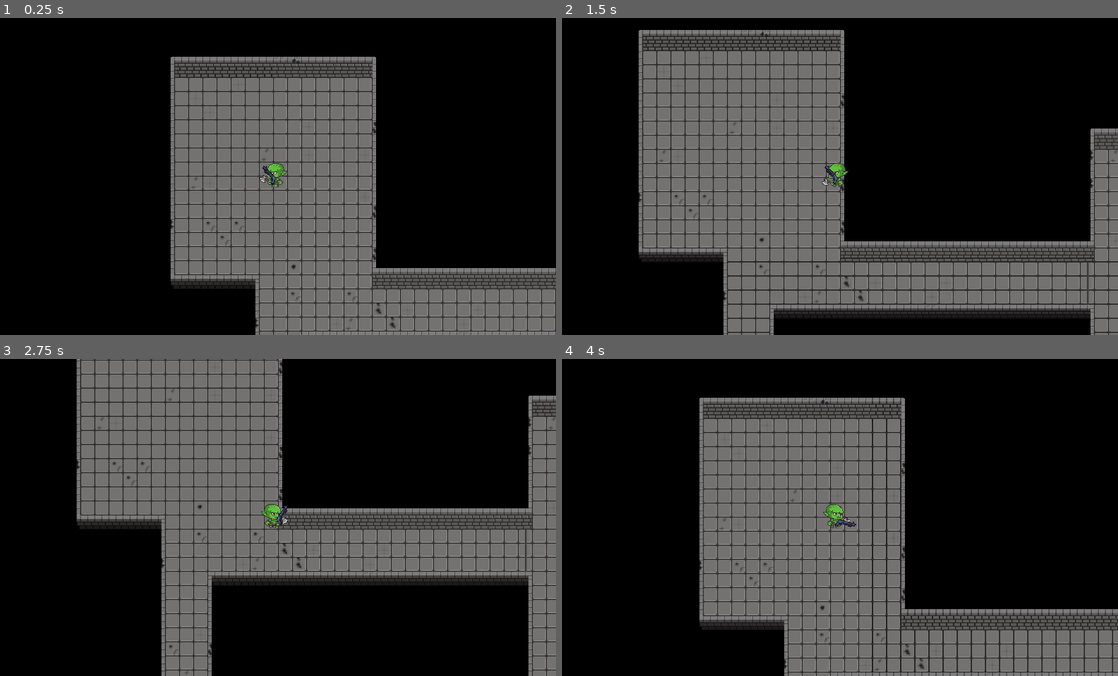
Above: before the commit, frames 1-4 (two rows, left to right).
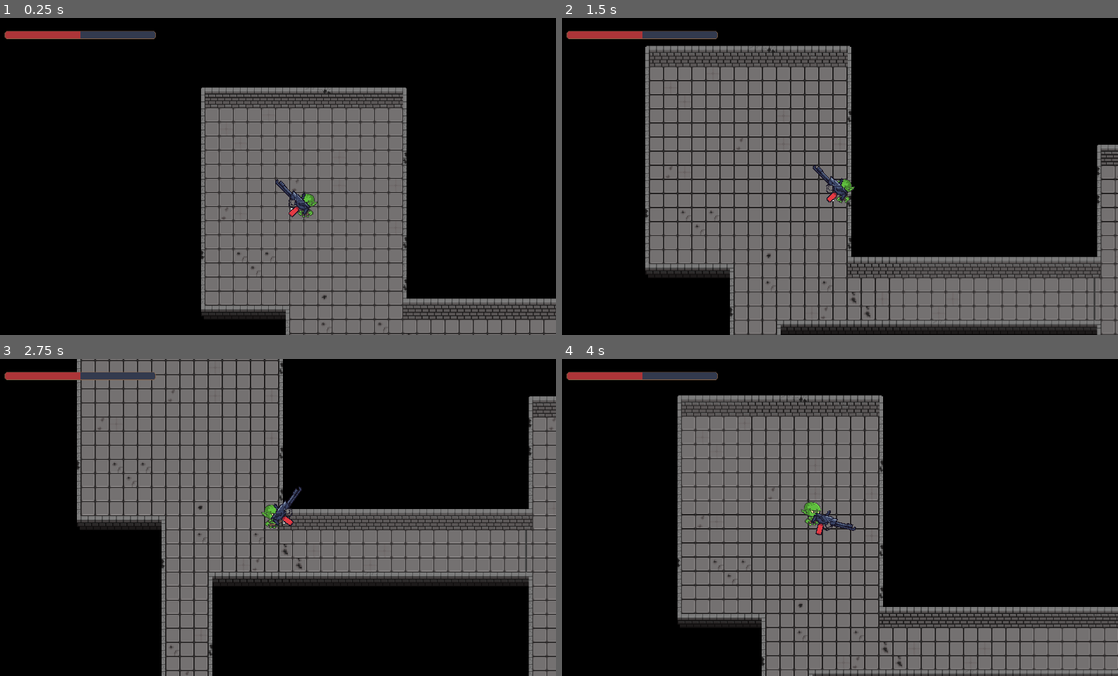
Above: after the commit, the same moments.

Repository: WilliCochrane/Game_Jam_1_2024
Game: Godot game, scene res://node_2d.tscn
The game is run twice, just before and just after one commit, with the same random seed, the same clock (stepped at 60 frames per second) and the same inputs.
Inputs (mouse positions are in pixels of both pictures, inside the frame that each line leads up to):
- Up to frame 1 (0.25 s): no input
- Up to frame 2 (1.5 s): move the mouse to (962, 160) at 0.52 s; hold Right (ui_right) 0.53-1.28 s; move the mouse to (723, 192) at 1.27 s; hold Down (ui_down) from 1.28 s (still down)
- Up to frame 3 (2.75 s): move the mouse to (328, 447) at 2.02 s; release Down (ui_down) at 2.03 s; hold Right (ui_right) from 2.03 s (still down)
- Up to frame 4 (4 s): move the mouse to (806, 580) at 2.77 s; release Right (ui_right) at 2.78 s; hold Up (ui_up) 2.78-3.53 s; move the mouse to (1006, 565) at 3.52 s; hold Left (ui_left) from 3.53 s (still down)

The runs differ from the first frame. In frame 1, 24% of the frame differs, in the area x 0-100%, y 4-100%; in frame 2, 27%, in the area x 0-100%, y 3-100%; in frame 3, 8.8%; in frame 4, 20%.

Commit message:
added health bar minor weapon changes

Diff:
--- a/Gold game jam/Entities/Bullet/bullet.gd
+++ b/Gold game jam/Entities/Bullet/bullet.gd
@@ -31,7 +31,7 @@
 
 
 func _physics_process(delta):
-	if flamethrow == true && size < 3:
+	if flamethrow == true && size < 4:
 		size += .03
 
 	if rotated == false:
--- a/Gold game jam/Entities/Player/player.tscn
+++ b/Gold game jam/Entities/Player/player.tscn
@@ -1,9 +1,11 @@
-[gd_scene load_steps=10 format=3 uid="uid://cu5irw5yngrsi"]
+[gd_scene load_steps=12 format=3 uid="uid://cu5irw5yngrsi"]
 
 [ext_resource type="Script" path="res://Entities/Player/player.gd" id="1_fqlgg"]
 [ext_resource type="Texture2D" uid="uid://bhhmtnig68voc" path="res://Assets/Player/2D CHIBI GOBLIN/CHIBI GOBLIN-PNG/01-Idle_/01-NoBlink/Idle.png" id="2_303x0"]
 [ext_resource type="Texture2D" uid="uid://dia8vqbiet1lu" path="res://Assets/Player/2D CHIBI GOBLIN/CHIBI GOBLIN-PNG/02-Run_/Run.png" id="2_yfols"]
 [ext_resource type="PackedScene" uid="uid://c6rheyijs8n4l" path="res://Entities/weapon/weapon.tscn" id="4_q6ram"]
+[ext_resource type="Texture2D" uid="uid://dy1f3lvtumltt" path="res://Assets/UI/progress_bar_filler.png" id="5_2y74i"]
+[ext_resource type="Texture2D" uid="uid://x5tha10n7wx4" path="res://Assets/UI/progress_bar_wrap.png.png" id="6_gv1sl"]
 
 [sub_resource type="Animation" id="Animation_803p1"]
 resource_name = "Idle"
@@ -135,16 +137,16 @@
 }
 
 [sub_resource type="RectangleShape2D" id="RectangleShape2D_yr8kw"]
-size = Vector2(120, 141.429)
+size = Vector2(117.143, 141.429)
 
 [node name="Player" type="CharacterBody2D" node_paths=PackedStringArray("anim_player", "sprite", "weapon") groups=["Player"]]
-scale = Vector2(0.07, 0.07)
 script = ExtResource("1_fqlgg")
 anim_player = NodePath("AnimationPlayer")
 sprite = NodePath("Sprite2D")
 weapon = NodePath("Weapon")
 
 [node name="Sprite2D" type="Sprite2D" parent="."]
+scale = Vector2(0.07, 0.07)
 texture = ExtResource("2_303x0")
 hframes = 4
 vframes = 2
@@ -155,14 +157,40 @@
 }
 
 [node name="CollisionShape2D" type="CollisionShape2D" parent="."]
-position = Vector2(20, 99.2857)
+position = Vector2(1.9, 7)
+scale = Vector2(0.07, 0.07)
 shape = SubResource("RectangleShape2D_yr8kw")
 
 [node name="Camera2D" type="Camera2D" parent="."]
 zoom = Vector2(3, 3)
+position_smoothing_enabled = true
 
 [node name="Weapon" parent="." instance=ExtResource("4_q6ram")]
-position = Vector2(40, 40)
+position = Vector2(2, 3)
+scale = Vector2(1, 1)
+
+[node name="ui" type="CanvasLayer" parent="."]
+
+[node name="Health_bar" type="TextureProgressBar" parent="ui"]
+clip_contents = true
+layout_direction = 1
+offset_left = 45.0
+offset_top = 44.0
+offset_right = 302.0
+offset_bottom = 58.0
+scale = Vector2(2, 2)
+value = 50.0
+nine_patch_stretch = true
+stretch_margin_left = 3
+stretch_margin_top = 3
+stretch_margin_right = 3
+stretch_margin_bottom = 3
+texture_under = ExtResource("5_2y74i")
+texture_over = ExtResource("6_gv1sl")
+texture_progress = ExtResource("5_2y74i")
+tint_under = Color(0.2, 0.227451, 0.305882, 1)
+tint_over = Color(0.521569, 0.384314, 0.278431, 1)
+tint_progress = Color(0.67451, 0.207843, 0.219608, 1)
 
 [connection signal="shoot" from="." to="Weapon" method="_on_player_shoot"]
 [connection signal="shoot_stop" from="." to="Weapon" method="_on_player_shoot_stop"]
--- a/Gold game jam/Entities/weapon/weapon.tscn
+++ b/Gold game jam/Entities/weapon/weapon.tscn
@@ -49,7 +49,7 @@
 "times": PackedFloat32Array(0),
 "transitions": PackedFloat32Array(1),
 "update": 0,
-"values": [Vector2(48, 0)]
+"values": [Vector2(43, 0)]
 }
 tracks/3/type = "value"
 tracks/3/imported = false
@@ -368,7 +368,7 @@
 
 [node name="WeaponMachine" type="Node" parent="." node_paths=PackedStringArray("initial_weapon")]
 script = ExtResource("4_w1n20")
-initial_weapon = NodePath("Shotgun")
+initial_weapon = NodePath("FlameThrower")
 
 [node name="pistol" type="Node" parent="WeaponMachine" node_paths=PackedStringArray("anim_player")]
 script = ExtResource("5_7xyep")
@@ -387,7 +387,7 @@
 anim_player = NodePath("../../AnimationPlayer")
 
 [node name="Muzzle" type="Marker2D" parent="."]
-position = Vector2(48, 0)
+position = Vector2(43, 0)
 
 [node name="RayCast2D" type="RayCast2D" parent="."]
 position = Vector2(-3, 0)
--- a/Gold game jam/Entities/weapon/weapons/FlameThrower.gd
+++ b/Gold game jam/Entities/weapon/weapons/FlameThrower.gd
@@ -6,13 +6,13 @@
 	full_auto = true
 	flamethrow = true
 	bullet_type = "Gradient"
-	damage = .5
-	fire_rate = 30
-	mana_cost = 1
+	damage = .25
+	fire_rate = 60
+	mana_cost = .5
 	crit_chance = 0
 	bullet_size = .2
-	bullet_speed = 2
-	bullet_spread = 3
+	bullet_speed = 4
+	bullet_spread = 1.5
 
 
 func Update(_delta):
--- a/Gold game jam/project.godot
+++ b/Gold game jam/project.godot
@@ -19,6 +19,7 @@
 
 window/size/viewport_width=1920
 window/size/viewport_height=1080
+window/size/mode=4
 window/stretch/mode="viewport"
 
 [input]
Binary file added: Gold game jam/Assets/UI/progress_bar_filler.png
Not shown, added: Gold game jam/Assets/UI/progress_bar_filler.png.import
Binary file added: Gold game jam/Assets/UI/progress_bar_wrap.png.png
Not shown, added: Gold game jam/Assets/UI/progress_bar_wrap.png.png.import
